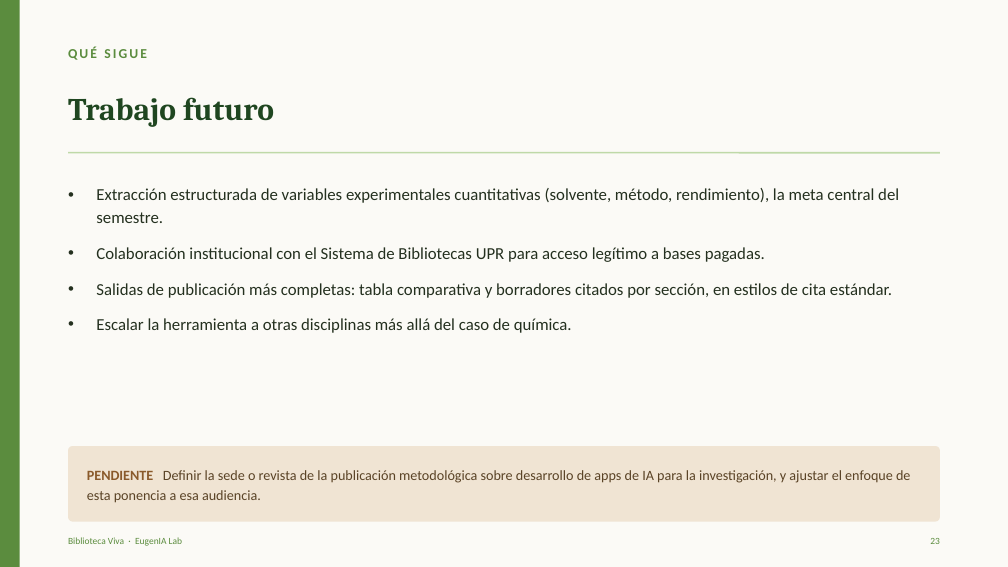
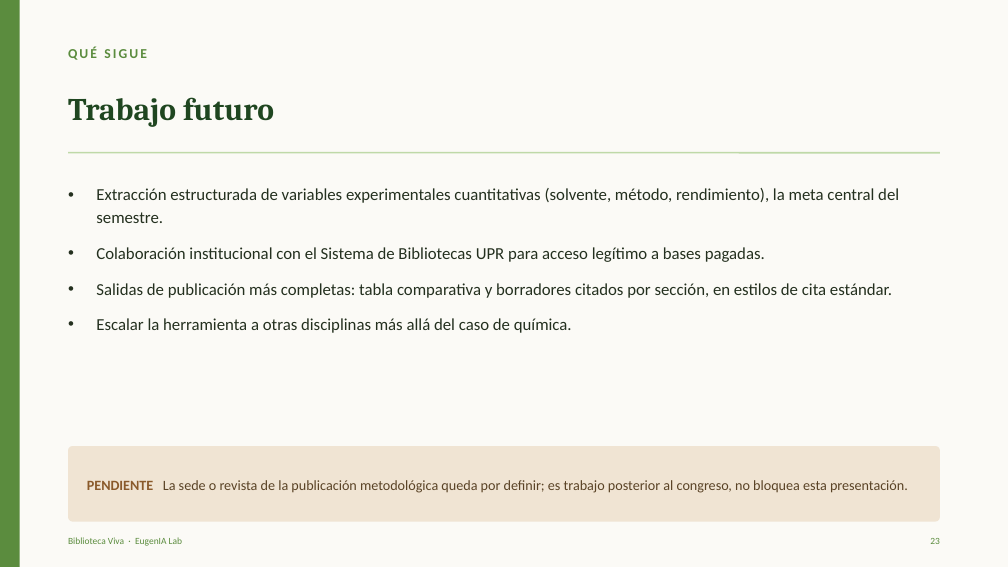
Before and after one commit to mreyesg/eugenia-lab-biva, a slide deck: slide 23 of presentation/Presentacion_Biblioteca_Viva.pptx. Drawn at 1008x567 pixels with LibreOffice and Linux fonts; fonts in the diff are those of the drawing. Boxes give left, top, right and bottom in pixels: in the first picture for what was removed or moved away, otherwise in the second. Text is boxed around its words. In the diff, an @@ line names an element or a change of style, - is before the commit and + after.

```diff
--- a/presentation/Presentacion_Biblioteca_Viva.pptx
+++ b/presentation/Presentacion_Biblioteca_Viva.pptx
@@ text at box(87, 480, 908, 493): text changed @@
-PENDIENTE Definir la sede o revista de la publicación metodológica sobre desarrollo de apps de IA para la investigación, y ajustar el enfoque de esta ponencia a esa audiencia.
+PENDIENTE La sede o revista de la publicación metodológica queda por definir; es trabajo posterior al congreso, no bloquea esta presentación.
```
Also in this commit, not shown: 4 other slides changed, 4 other files.
